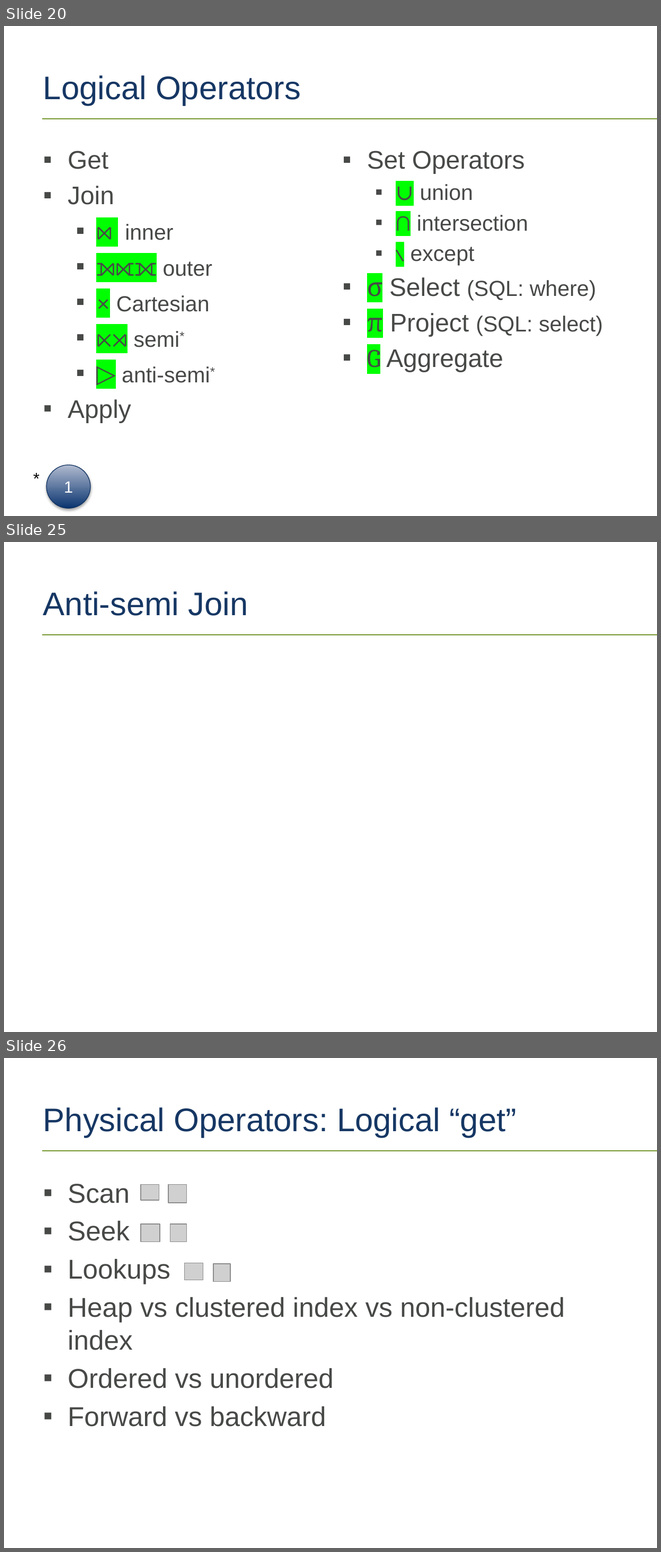
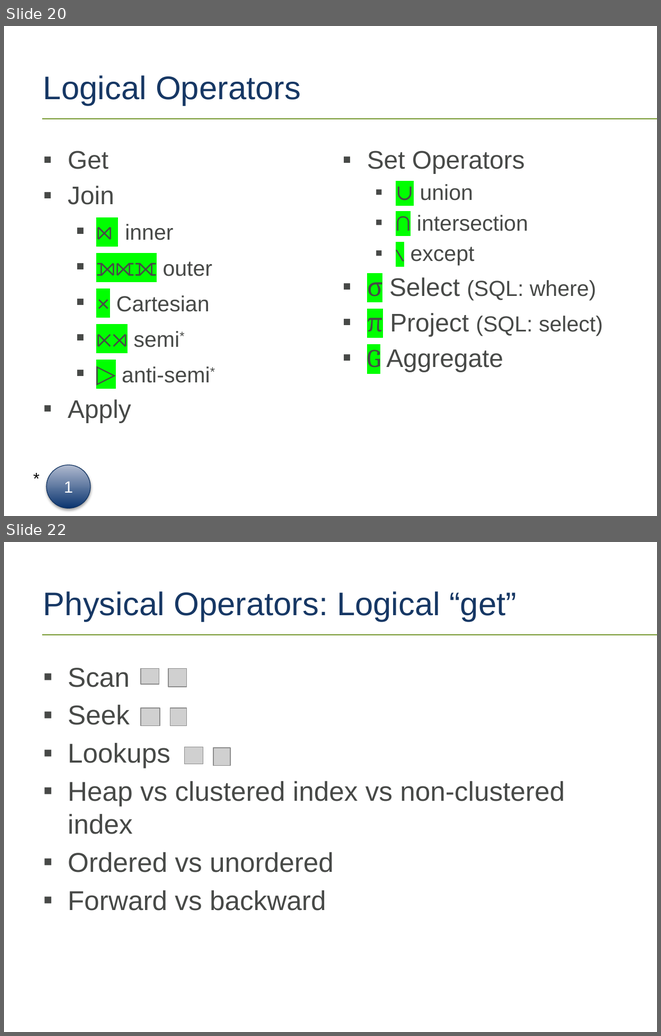
Before and after one commit to tf3604/OptimizerPresentation, a slide deck: Optimizer.pptx. Shown one above the other, each under a label of ours: slides 20, 25 and 26 before the commit, slides 20 and 22 after it; the slides between them are not shown. The pictures are 661x1552 and 661x1036 pixels, drawn with LibreOffice and Linux fonts; fonts in the diff are those of the drawing; grey boxes stand for pictures; background and template pictures are left out. Boxes give left, top, right and bottom in pixels: in the first picture for what was removed or moved away, otherwise in the second. Text is boxed around its words. In the diff, an @@ line names an element or a change of style, - is before the commit and + after.

Commit message:
Minor changes to join type chart.

```diff
--- a/Optimizer.pptx
+++ b/Optimizer.pptx
@@ slide 25 removed at <box>4,542,657,1032</box>, background #FFFFFF; not listed: 1 template element that a slide beside it also shows @@
@@ title removed at <box>43,591,248,616</box> @@
-Anti-semi Join
@@ what was slide 26 is now slide 22 @@
```
Also in this commit, not shown: 1 slide changed, 3 other slides removed.
